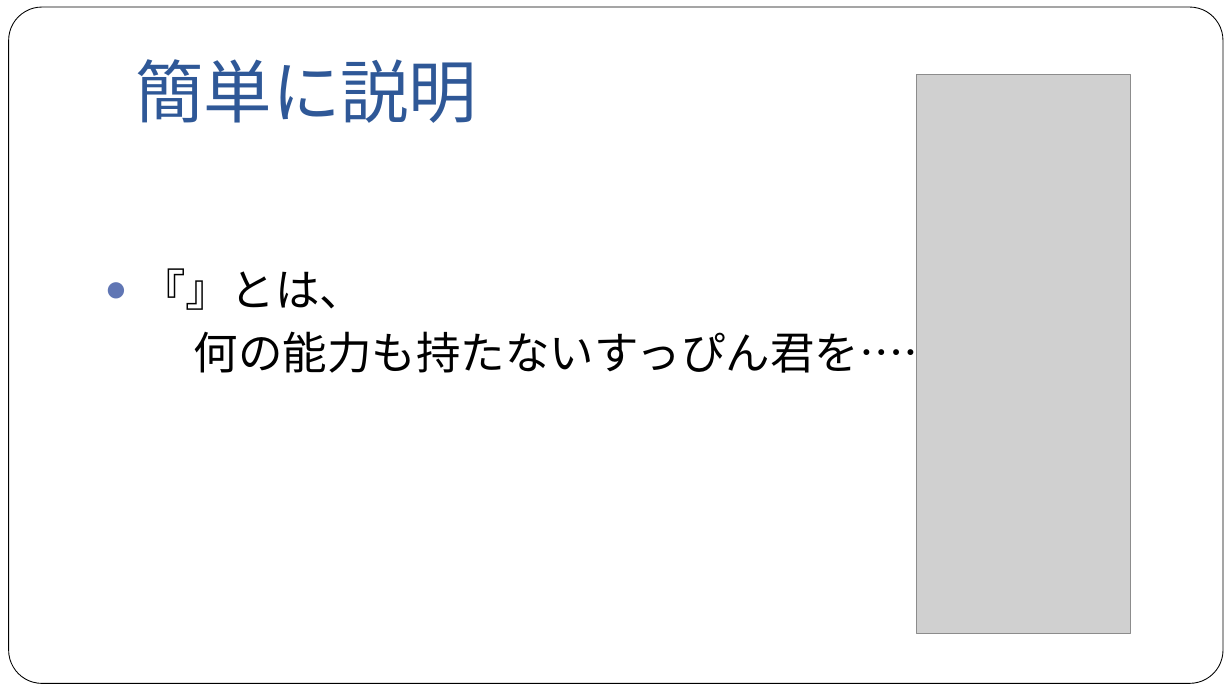
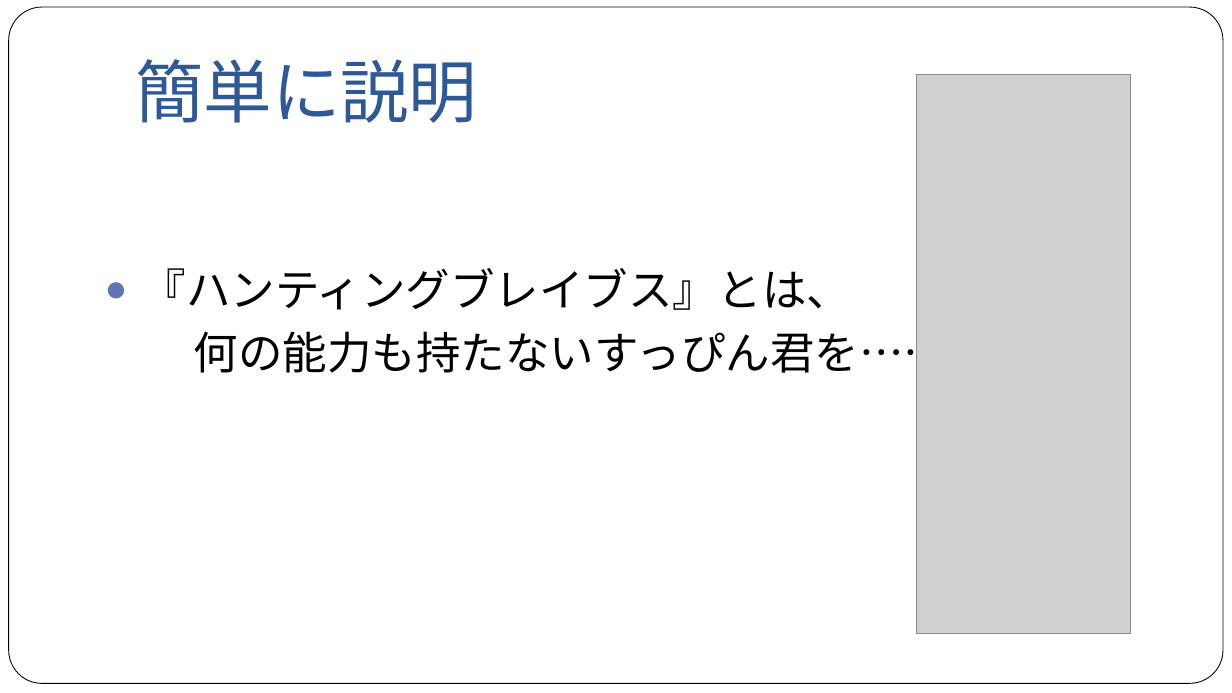
Before and after one commit to NyamLand/VSRPG, a slide deck: slide 10 of 仕様/プレゼンテーション/第一回発表.pptx. Drawn at 1232x693 pixels with LibreOffice and Linux fonts; fonts in the diff are those of the drawing; grey boxes stand for pictures. Boxes give left, top, right and bottom in pixels: in the first picture for what was removed or moved away, otherwise in the second. Text is boxed around its words. In the diff, an @@ line names an element or a change of style, - is before the commit and + after.

```diff
--- a/仕様/プレゼンテーション/第一回発表.pptx
+++ b/仕様/プレゼンテーション/第一回発表.pptx
@@ text at (x1=141, y1=268, x2=850, y2=310): text changed @@
-● 『』とは、
+● 『ハンティングブレイブス』とは、
```
Also in this commit, not shown: 2 other slides changed, 17 other files.
